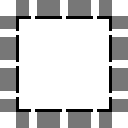
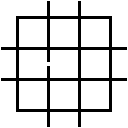
Layered file, before and after one edit (128x128). Changes by layer:
hid "SmallChip" over [19, 19, 109, 109]
hid "Guide" over [19, 19, 110, 110]
hid "ChipV1-3" over [93, 16, 97, 48]
hid "ChipV1-2" over [62, 16, 66, 48]
hid "ChipH3-1" over [16, 93, 49, 97]
hid "ChipH1-2" over [49, 31, 81, 35]
hid "ChipH1-1" over [16, 31, 49, 35]
hid "ChipV1-1" over [31, 16, 35, 48]
hid "ChipV2-3" over [93, 48, 97, 81]
hid "ChipV2-2" over [62, 48, 66, 81]
hid "ChipV2-1" over [31, 48, 35, 81]
hid "ChipH3-2" over [49, 93, 81, 97]
hid "Chip-T1" over [31, 5, 43, 19]
hid "GridHorB" over [16, 112, 112, 128]
hid "GridHorT" over [16, 0, 112, 16]
hid "GridVertR" over [112, 16, 128, 112]
hid "GridVertL" over [0, 16, 16, 112]
